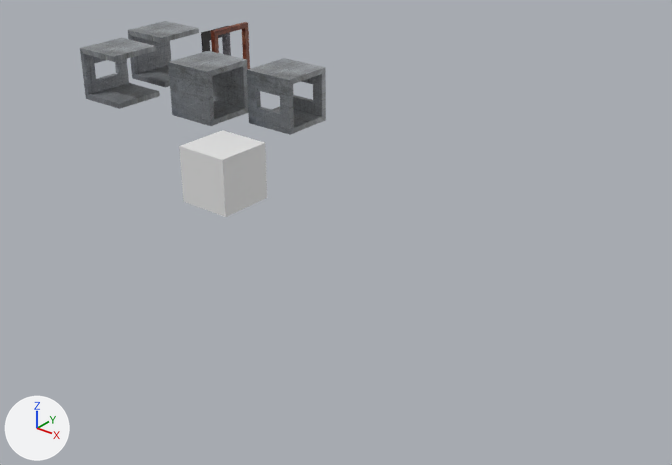
The Blender file Assets/Blender/TheOuterLevel.blend as it was, and as the next commit left it.
Before and after are seen from a 50 mm lens placed at (28.9, -27.7, 19.5), pointed at (2.6, 5.2, -0.9). The lights are fixed; the arrows at lower left show +X, +Y and +Z.

The first picture shows '3x3', '3x3_3Pass', '3x3_3PassWithWindow', '3x3_Pass', '3x3_PassWith2Windows', 'Bearing', 'BearingDoorFrame'.
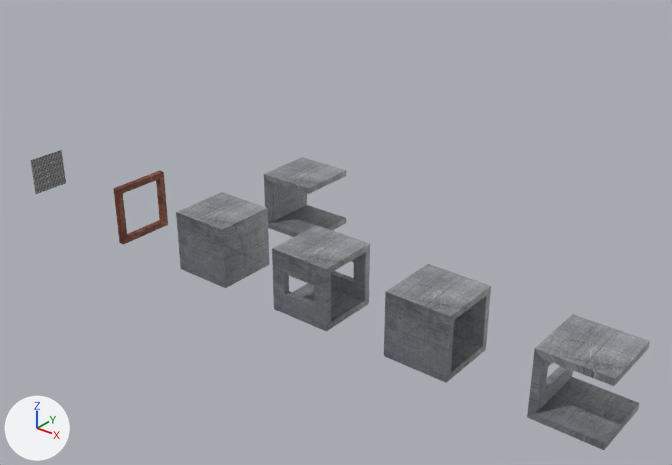
The edits, one by one:
Picture '16pic_7725922_s.png.002' (img_16pic_7725922_s_png_002) is new.
Picture '16pic_7725922_s.png.001' (img_16pic_7725922_s_png_001) is new.
Material 'Metal4.001' (mat_metal4_001) is new.
Its texture is img_16pic_7725922_s_png_002.
Material 'Metal4' (mat_metal4) is new.
Its texture is img_16pic_7725922_s_png_001.
me_cube_011 has 8 vertices, 6 faces and spans x -1.5..1.5, y -1.5..1.5, z -1.5..1.5.
me_cube_011 now uses material mat_metal (picture img_1wh3vs3lfs_jpg).
Mesh me_cube_001 is new.
It has 4 vertices, 1 face and spans x 0.0, y -0.5..0.5, z -1.0..1.0.
It uses material mat_metal4_001 (picture img_16pic_7725922_s_png_002).
Mesh me_cube is new.
It has 4 vertices, 1 face and spans x 0.0, y -0.5..0.5, z -1.0..1.0.
It uses material mat_metal4 (picture img_16pic_7725922_s_png_001).
Object '3x3' (ob_3x3) moves from (-2.73, 2.9, 1.77) to (0.0, 0.0, 0.0).
Object 'BearingDoorFrame' (ob_bearingdoorframe) moves from (-13.64, 13.33, 4.24) to (-12.0, 0.0, 0.0).
Object 'BearingDoorFrame' (ob_bearingdoorframe) is now hidden.
Object '3x3_Pass' (ob_3x3_pass) moves from (-7.51, 6.75, 4.36) to (12.0, 0.0, 0.0).
Object '3x3_3Pass' (ob_3x3_3pass) moves from (-14.33, 9.69, 4.51) to (0.0, 6.0, 0.0).
Object '3x3_3PassWithWindow' (ob_3x3_3passwithwindow) moves from (-14.1, 5.59, 4.38) to (18.0, 0.0, 0.0).
Object 'Bearing' (ob_bearing) moves from (-12.58, 13.46, 4.24) to (-6.0, 0.0, 0.0).
Object '3x3_PassWith2Windows' (ob_3x3_passwith2windows) moves from (-3.75, 8.93, 4.11) to (6.0, 0.0, 0.0).
Object 'LeftDoor' (ob_leftdoor) is new; it shows me_cube_001.
Its location is (-13.52, -0.58, 0.0).
It gains a SOLIDIFY modifier named 'Solidify'.
Modifier setting: thickness = 0.05.
Object 'RightDoor' (ob_rightdoor) is new; it shows me_cube.
Its location is (-13.52, 0.42, 0.0).
It gains a SOLIDIFY modifier named 'Solidify'.
Modifier setting: thickness = 0.05.

Pixel boxes (x1, y1, x2, y2) of what changed, in the pictures (672 x 465 px):
'3x3_Pass', moved
    before: (168, 51, 248, 126)
    after: (384, 264, 491, 383)
'3x3_3PassWithWindow', moved
    before: (80, 38, 160, 109)
    after: (527, 314, 650, 450)
'3x3_PassWith2Windows', moved
    before: (247, 58, 326, 135)
    after: (272, 225, 370, 332)
'3x3', recoloured, moved
    before: (179, 130, 267, 217)
    after: (176, 192, 270, 288)
'3x3_3Pass', moved
    before: (128, 21, 199, 87)
    after: (264, 157, 346, 237)
'Bearing', moved
    before: (211, 22, 250, 70)
    after: (113, 170, 168, 245)
'LeftDoor', added
    after: (30, 155, 51, 194)
'RightDoor', added
    after: (46, 150, 66, 189)
'BearingDoorFrame', hidden
    before: (201, 26, 231, 56)
